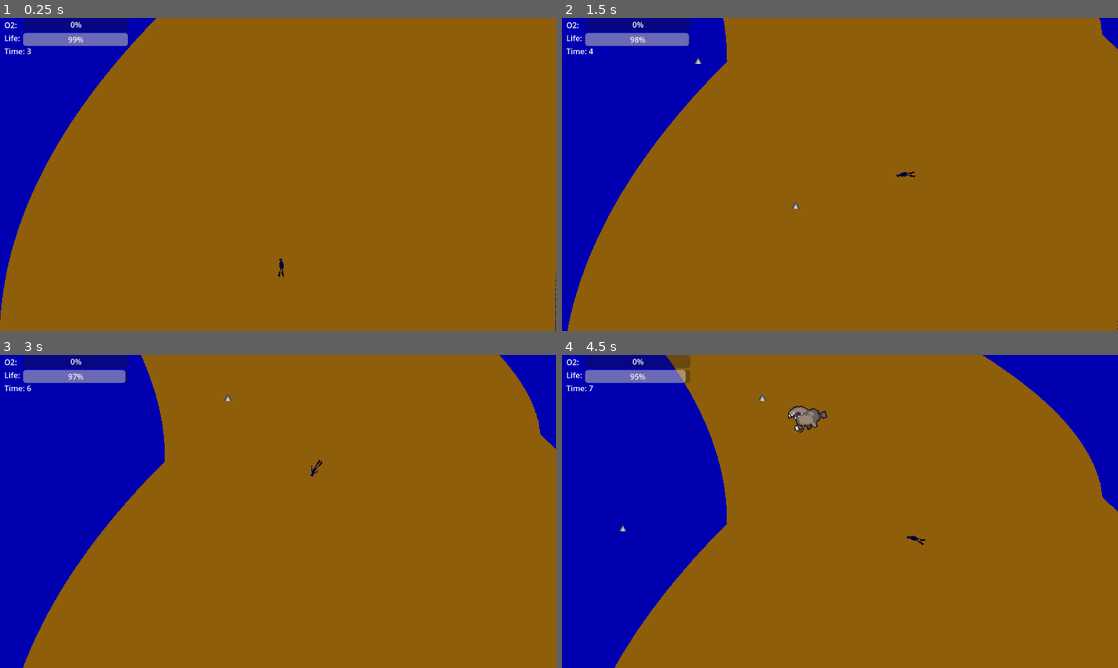
Above: before the commit, frames 1-4 (two rows, left to right).
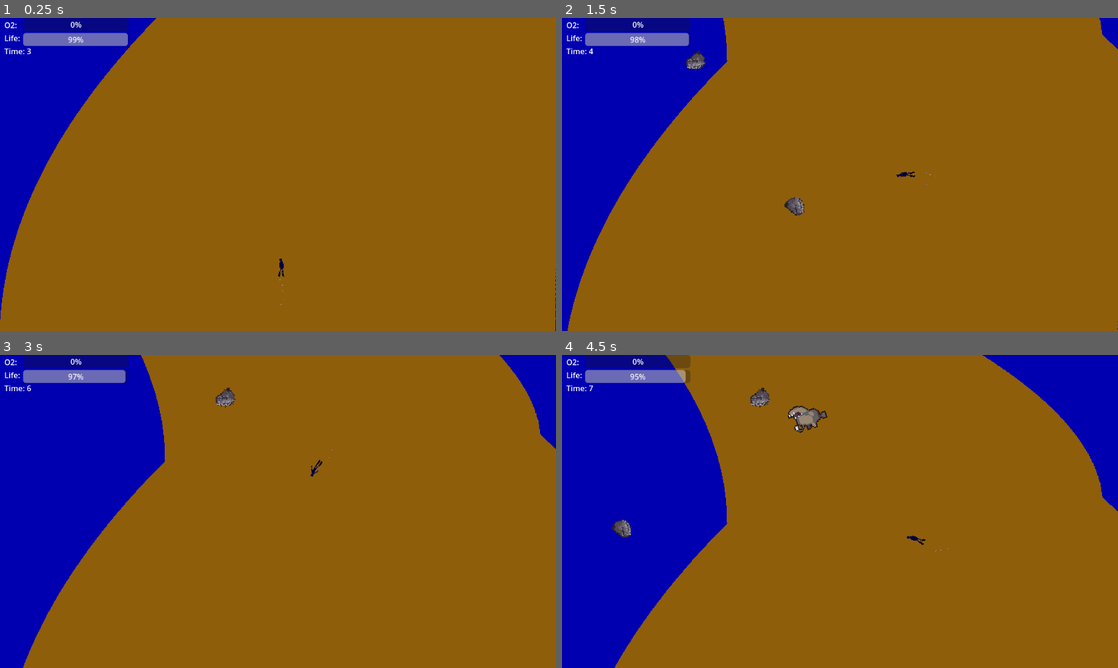
Above: after the commit, the same moments.

Repository: KnGod667/GGJ2025
Game: Godot game, scene res://scenes/main scene.tscn
Two runs of this game, one before a commit and one after it. Both use one fixed random seed, a clock stepped at 60 frames per second and the inputs below.
Inputs (mouse positions are in pixels of both pictures, inside the frame that each line leads up to):
- Up to frame 1 (0.25 s): no input
- Up to frame 2 (1.5 s): move the mouse to (962, 158) at 0.52 s; move the mouse to (728, 190) at 1.27 s
- Up to frame 3 (3 s): move the mouse to (333, 442) at 2.02 s; move the mouse to (250, 574) at 2.77 s
- Up to frame 4 (4.5 s): move the mouse to (1006, 558) at 3.52 s; move the mouse to (673, 464) at 4.27 s

The runs differ from the first frame. In frame 1, less than 0.1% of the frame differs, in the area x 50-52%, y 81-92%; in frame 2, 0.3%; in frame 3, 0.1%; in frame 4, 0.3%, in the area x 8-70%, y 10-63%.

Commit message:
particulasyeso

Diff:
--- a/scenes/mobs/enemy_1.tscn
+++ b/scenes/mobs/enemy_1.tscn
@@ -1,19 +1,70 @@
-[gd_scene load_steps=4 format=3 uid="uid://bvbor1j4b5lps"]
+[gd_scene load_steps=11 format=3 uid="uid://bvbor1j4b5lps"]
 
 [ext_resource type="Script" path="res://scripts/mobs/enemy_1.gd" id="1_5ak0b"]
-[ext_resource type="Texture2D" uid="uid://chmanpktdlvg4" path="res://resources/obstacles/16-bit-spike-Sheet.png" id="1_r0ko4"]
+[ext_resource type="Texture2D" uid="uid://bjoqf71eg6uui" path="res://resources/sprites_prueba/PIEDRADEXAVIER.png" id="2_gxb4f"]
+
+[sub_resource type="AtlasTexture" id="AtlasTexture_unmrh"]
+atlas = ExtResource("2_gxb4f")
+region = Rect2(0, 0, 64, 64)
+
+[sub_resource type="AtlasTexture" id="AtlasTexture_y8xvk"]
+atlas = ExtResource("2_gxb4f")
+region = Rect2(64, 0, 64, 64)
+
+[sub_resource type="AtlasTexture" id="AtlasTexture_yffh5"]
+atlas = ExtResource("2_gxb4f")
+region = Rect2(128, 0, 64, 64)
+
+[sub_resource type="AtlasTexture" id="AtlasTexture_2d874"]
+atlas = ExtResource("2_gxb4f")
+region = Rect2(192, 0, 64, 64)
+
+[sub_resource type="AtlasTexture" id="AtlasTexture_v8h0d"]
+atlas = ExtResource("2_gxb4f")
+region = Rect2(256, 0, 64, 64)
+
+[sub_resource type="AtlasTexture" id="AtlasTexture_ru78n"]
+atlas = ExtResource("2_gxb4f")
+region = Rect2(320, 0, 64, 64)
+
+[sub_resource type="SpriteFrames" id="SpriteFrames_ohw2f"]
+animations = [{
+"frames": [{
+"duration": 1.0,
+"texture": SubResource("AtlasTexture_unmrh")
+}, {
+"duration": 1.0,
+"texture": SubResource("AtlasTexture_y8xvk")
+}, {
+"duration": 1.0,
+"texture": SubResource("AtlasTexture_yffh5")
+}, {
+"duration": 1.0,
+"texture": SubResource("AtlasTexture_2d874")
+}, {
+"duration": 1.0,
+"texture": SubResource("AtlasTexture_v8h0d")
+}, {
+"duration": 1.0,
+"texture": SubResource("AtlasTexture_ru78n")
+}],
+"loop": true,
+"name": &"default",
+"speed": 9.0
+}]
 
 [sub_resource type="CircleShape2D" id="CircleShape2D_48s2t"]
 
 [node name="Roca_desde_arriba" type="Node2D"]
+scale = Vector2(2.04651, 2.04651)
 script = ExtResource("1_5ak0b")
 
-[node name="Sprite2D" type="Sprite2D" parent="."]
-position = Vector2(0, -3)
-texture = ExtResource("1_r0ko4")
-hframes = 4
+[node name="Sprite2D" type="AnimatedSprite2D" parent="."]
+position = Vector2(0.977273, 0.488636)
+sprite_frames = SubResource("SpriteFrames_ohw2f")
+frame_progress = 0.00970465
 
-[node name="HIT_AREA" type="Area2D" parent="."]
+[node name="HIT_AREA" type="Area2D" parent="." groups=["enemy"]]
 
 [node name="CollisionShape2D" type="CollisionShape2D" parent="HIT_AREA"]
 shape = SubResource("CircleShape2D_48s2t")
--- a/scenes/personaje.tscn
+++ b/scenes/personaje.tscn
@@ -1,8 +1,9 @@
-[gd_scene load_steps=13 format=3 uid="uid://cw6q6vxj225wp"]
+[gd_scene load_steps=15 format=3 uid="uid://cw6q6vxj225wp"]
 
 [ext_resource type="Script" path="res://scripts/personaje.gd" id="1_0ib0y"]
 [ext_resource type="Texture2D" uid="uid://bmq1t4g8hmpvx" path="res://resources/sprites_prueba/XAVIERELBUZO.png" id="2_c6isu"]
 [ext_resource type="PackedScene" uid="uid://km1737hsgp5f" path="res://scenes/burbuja_player.tscn" id="2_mdemc"]
+[ext_resource type="Shader" uid="uid://w84t23vhtnc0" path="res://shaders/personaje.tres" id="4_25o7b"]
 
 [sub_resource type="AtlasTexture" id="AtlasTexture_yj0x7"]
 atlas = ExtResource("2_c6isu")
@@ -60,6 +61,9 @@
 
 [sub_resource type="CapsuleShape2D" id="CapsuleShape2D_vh8c5"]
 
+[sub_resource type="ShaderMaterial" id="ShaderMaterial_vud3r"]
+shader = ExtResource("4_25o7b")
+
 [node name="Personaje" type="CharacterBody2D" groups=["PLAYER"]]
 scale = Vector2(1.2, 1.2)
 collision_layer = 2
@@ -71,7 +75,7 @@
 rotation = 1.57026
 scale = Vector2(1.44327, 1.44327)
 sprite_frames = SubResource("SpriteFrames_kxo3e")
-frame_progress = 0.988578
+frame_progress = 0.765907
 
 [node name="CollisionShape2D" type="CollisionShape2D" parent="."]
 position = Vector2(0, 2)
@@ -80,7 +84,7 @@
 
 [node name="Burbuja_player" parent="." instance=ExtResource("2_mdemc")]
 modulate = Color(0.691357, 0.691357, 0.691357, 0.364706)
-position = Vector2(-1, 2)
+position = Vector2(0, 0)
 scale = Vector2(0.559616, 0.559616)
 BURBUJA_MAX_SPEED = 50.0
 BURBUJA_ACELERACION = 5.0
@@ -96,5 +100,22 @@
 scale = Vector2(1.58912, 1.59257)
 shape = SubResource("CapsuleShape2D_vh8c5")
 
+[node name="CPUParticles2D" type="CPUParticles2D" parent="."]
+material = SubResource("ShaderMaterial_vud3r")
+position = Vector2(-10.8333, 1.66667)
+amount = 10
+lifetime = 0.3
+randomness = 1.0
+direction = Vector2(-11.455, 0.2)
+spread = 178.51
+gravity = Vector2(100, 200)
+initial_velocity_max = 41.78
+angular_velocity_min = -4.8
+angular_velocity_max = 2.45
+angle_min = -79.0
+angle_max = 48.5
+scale_amount_min = 0.0
+scale_amount_max = 15.0
+
 [connection signal="timeout" from="Timer" to="." method="_on_timer_timeout"]
 [connection signal="area_entered" from="Area2D" to="." method="_on_area_2d_area_entered"]
--- a/scripts/mobs/enemy_1.gd
+++ b/scripts/mobs/enemy_1.gd
@@ -7,7 +7,7 @@
 
 
 func _ready() -> void:
-	pass
+	$Sprite2D.play("default")
 
 func _process(delta: float) -> void:
 	if position.y <= 650:
--- a/scripts/obstacles/generador.gd
+++ b/scripts/obstacles/generador.gd
@@ -4,6 +4,7 @@
 var scroll = 0.0
 
 func _process(delta: float) -> void:
+	$Timer.wait_time = randf_range(6,9)
 	scroll+=delta*GlobalVariables.scroll_speed
 	if scroll > 1.0:
 		scroll-=1.0
--- /dev/null
+++ b/shaders/personaje.tres
@@ -0,0 +1,43 @@
+[gd_resource type="VisualShader" load_steps=4 format=3 uid="uid://w84t23vhtnc0"]
+
+[ext_resource type="Texture2D" uid="uid://3x6e7k0yucrx" path="res://resources/player/bubble_prueba.png" id="1_io4vn"]
+
+[sub_resource type="VisualShaderNodeTexture" id="VisualShaderNodeTexture_yydid"]
+texture = ExtResource("1_io4vn")
+
+[sub_resource type="VisualShaderNodeVectorOp" id="VisualShaderNodeVectorOp_ylvxh"]
+
+[resource]
+code = "shader_type canvas_item;
+render_mode blend_mix;
+
+uniform sampler2D tex_frg_2;
+
+
+
+void fragment() {
+// Texture2D:2
+	vec4 n_out2p0 = texture(tex_frg_2, UV);
+
+
+// VectorOp:3
+	vec3 n_in3p1 = vec3(0.00000, 0.00000, 0.00000);
+	vec3 n_out3p0 = vec3(n_out2p0.xyz) + n_in3p1;
+
+
+// Output:0
+	COLOR.rgb = vec3(n_out2p0.xyz);
+	COLOR.a = n_out3p0.x;
+
+
+}
+"
+graph_offset = Vector2(-97.4471, 77.4838)
+mode = 1
+flags/light_only = false
+nodes/fragment/0/position = Vector2(460, 160)
+nodes/fragment/2/node = SubResource("VisualShaderNodeTexture_yydid")
+nodes/fragment/2/position = Vector2(100, 160)
+nodes/fragment/3/node = SubResource("VisualShaderNodeVectorOp_ylvxh")
+nodes/fragment/3/position = Vector2(260, 200)
+nodes/fragment/connections = PackedInt32Array(2, 0, 0, 0, 2, 0, 3, 0, 3, 0, 0, 1)
